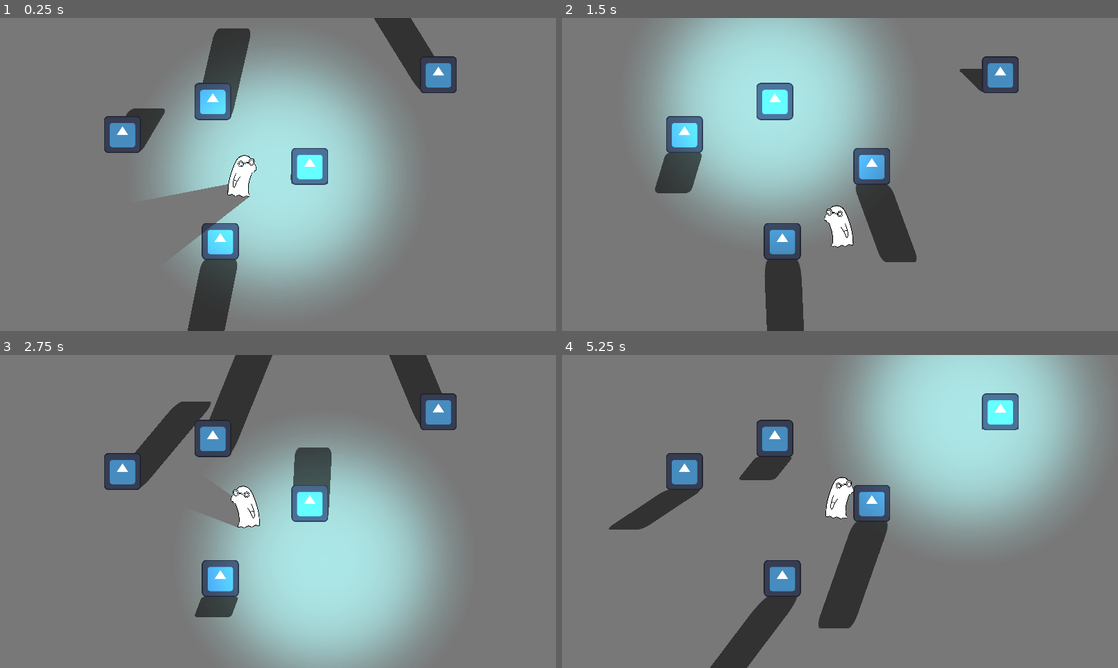
Above: before the commit, frames 1-4 (two rows, left to right).
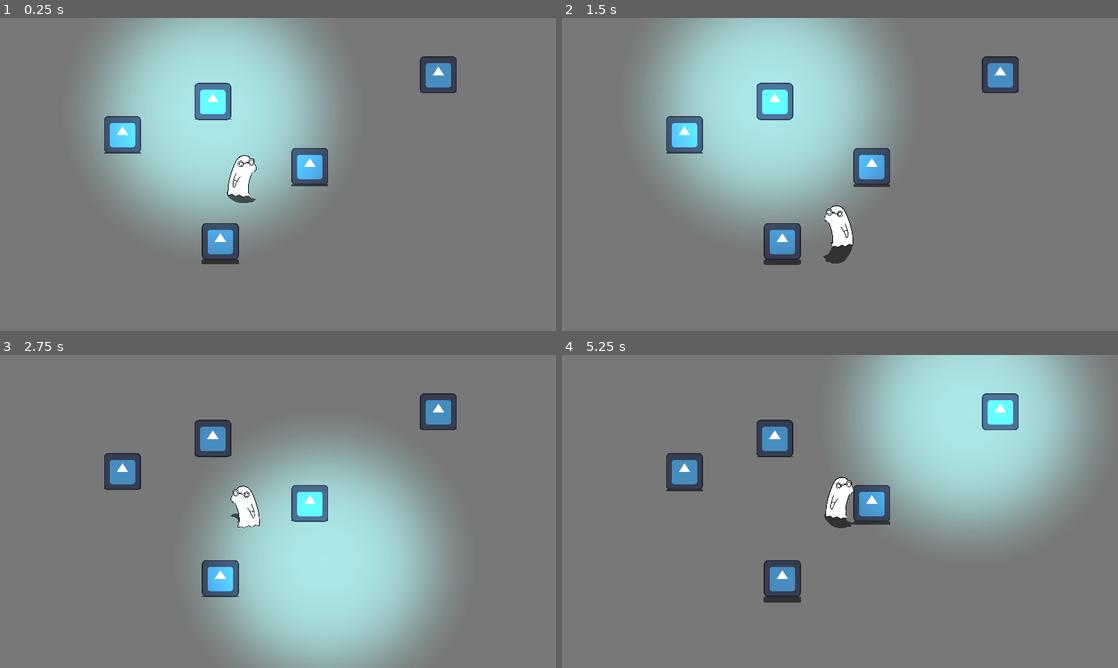
Above: after the commit, the same moments.

Repository: michaelharlow/Pirate-game-jam
Game: Godot game, scene res://scenes/main.tscn
Same seed, same stepped clock (60 frames per second), same inputs: the game is played once before the commit and once after it. The engine's default icon, where the game draws it, is replaced by a stand-in: a white triangle on a blue panel in a dark square.
Inputs (mouse positions are in pixels of both pictures, inside the frame that each line leads up to):
- Up to frame 1 (0.25 s): no input
- Up to frame 2 (1.5 s): move the mouse to (695, 130) at 0.52 s; press the mouse at (695, 130) at 0.53 s; move the mouse to (767, 102) at 1.27 s; release the mouse at (767, 102) at 1.28 s; click (767, 102) at 1.35 s
- Up to frame 3 (2.75 s): move the mouse to (322, 561) at 2.02 s; press the mouse at (322, 561) at 2.03 s
- Up to frame 4 (5.25 s): move the mouse to (778, 608) at 2.77 s; release the mouse at (778, 608) at 2.78 s; click (778, 608) at 2.85 s; move the mouse to (1006, 558) at 3.52 s; press the mouse at (1006, 558) at 3.53 s; move the mouse to (673, 464) at 4.27 s; release the mouse at (673, 464) at 4.28 s; click (673, 464) at 4.35 s; move the mouse to (967, 414) at 5.02 s; press the mouse at (967, 414) at 5.03 s

The runs differ from the first frame. In frame 1, 34% of the frame differs, in the area x 16-83%, y 0-100%; in frame 2, 4.2%; in frame 3, 5.5%; in frame 4, 5.0%.

Commit message:
uh

Diff:
--- a/scenes/Alchemist.tscn
+++ b/scenes/Alchemist.tscn
@@ -4,12 +4,12 @@
 [ext_resource type="Resource" uid="uid://jsrm6r3mwfuy" path="res://resources/alchemist_shadow.tres" id="2_uqgfq"]
 [ext_resource type="Texture2D" uid="uid://cgo743g38bfjs" path="res://assets/art/Alchemist.png" id="3_4gni2"]
 
-[sub_resource type="OccluderPolygon2D" id="OccluderPolygon2D_pujus"]
-polygon = PackedVector2Array(104, 64, 104, 80, 92, 140, 88, 176, 92, 216, 96, 236, 108, 256, 108, 268, 108, 276, 100, 288, 88, 288, 76, 284, 60, 280, 48, 284, 32, 292, 0.600006, 290, -38.4, 272, -43.6, 272, -74.7, 283, -80.9, 283, -100, 282.1, -135.5, 262, -144.9, 262, -176, 268, -188, 264, -196, 260, -200, 248, -200, 192, -188, 108)
-
 [sub_resource type="CapsuleShape2D" id="CapsuleShape2D_6aj7p"]
 radius = 38.5416
 height = 138.513
+
+[sub_resource type="RectangleShape2D" id="RectangleShape2D_j3rjx"]
+size = Vector2(127, 127)
 
 [node name="Alchemist" type="CharacterBody2D"]
 motion_mode = 1
@@ -23,10 +23,6 @@
 scale = Vector2(0.25, 0.25)
 texture = ExtResource("3_4gni2")
 
-[node name="LightOccluder2D" type="LightOccluder2D" parent="Sprite2D"]
-show_behind_parent = true
-occluder = SubResource("OccluderPolygon2D_pujus")
-
 [node name="CollisionShape2D" type="CollisionShape2D" parent="."]
 visible = false
 position = Vector2(0, -1)
@@ -36,4 +32,19 @@
 [node name="ChangeDirectionTimer" type="Timer" parent="."]
 autostart = true
 
+[node name="Shadow" type="Sprite2D" parent="."]
+modulate = Color(0, 0, 0, 0.584314)
+show_behind_parent = true
+position = Vector2(-15, 54)
+scale = Vector2(0.25, 0.25)
+texture = ExtResource("3_4gni2")
+offset = Vector2(48, 291.435)
+flip_v = true
+
+[node name="ShadowArea" type="Area2D" parent="Shadow"]
+
+[node name="CollisionShape2D" type="CollisionShape2D" parent="Shadow/ShadowArea"]
+position = Vector2(0.5, 64.5)
+shape = SubResource("RectangleShape2D_j3rjx")
+
 [connection signal="timeout" from="ChangeDirectionTimer" to="." method="_on_change_direction_timer_timeout"]
--- a/scenes/box.tscn
+++ b/scenes/box.tscn
@@ -14,6 +14,7 @@
 gravity_scale = 0.0
 script = ExtResource("1_c6xvk")
 shadow_info = ExtResource("2_aqfif")
+object_sprite = ExtResource("1_myotc")
 
 [node name="ObjectCollisionShape" type="CollisionShape2D" parent="."]
 shape = SubResource("RectangleShape2D_rcvu2")
@@ -21,8 +22,6 @@
 [node name="Shadow" type="Sprite2D" parent="."]
 modulate = Color(0, 0, 0, 0.584314)
 position = Vector2(0, 62)
-skew = -0.66497
-texture = ExtResource("1_myotc")
 offset = Vector2(0, 64)
 
 [node name="ShadowArea" type="Area2D" parent="Shadow"]
--- a/scenes/main.tscn
+++ b/scenes/main.tscn
@@ -1,9 +1,10 @@
-[gd_scene load_steps=7 format=3 uid="uid://ctht2u6agnlnw"]
+[gd_scene load_steps=8 format=3 uid="uid://ctht2u6agnlnw"]
 
 [ext_resource type="Script" path="res://scripts/Shadow Controller.gd" id="1_ss4xy"]
 [ext_resource type="PackedScene" uid="uid://bkpfwut8g54k4" path="res://scenes/Alchemist.tscn" id="1_wygfh"]
 [ext_resource type="Texture2D" uid="uid://b3odfnxib1x2" path="res://assets/Light Texture.png" id="2_n16o7"]
 [ext_resource type="PackedScene" uid="uid://pv52sqrinjvx" path="res://scenes/box.tscn" id="3_uob1w"]
+[ext_resource type="Texture2D" uid="uid://cxdx2w5mav2n6" path="res://assets/art/icon.svg" id="5_u4bm3"]
 
 [sub_resource type="PhysicsMaterial" id="PhysicsMaterial_2lnnb"]
 
@@ -17,6 +18,7 @@
 offset_top = -119.0
 offset_right = 2008.0
 offset_bottom = 1141.0
+mouse_filter = 2
 color = Color(0.470588, 0.470588, 0.470588, 1)
 
 [node name="PointLight2D" type="PointLight2D" parent="."]
@@ -82,6 +84,7 @@
 
 [node name="Box3" parent="." instance=ExtResource("3_uob1w")]
 position = Vector2(761, 771)
+object_sprite = ExtResource("5_u4bm3")
 
 [node name="Box4" parent="." instance=ExtResource("3_uob1w")]
 position = Vector2(1070, 512)
--- a/scripts/Alchemist.gd
+++ b/scripts/Alchemist.gd
@@ -2,6 +2,7 @@
 
 @onready var sprite_2d = $Sprite2D
 @onready var change_direction_timer = $ChangeDirectionTimer
+@onready var shadow = $Shadow
 
 @export var speed: float = 400.0
 @export var acceleration: float = 10.0
@@ -11,6 +12,10 @@
 var direction : Vector2 = Vector2(0.5,0.5)
 
 
+func _ready() -> void:
+	add_to_group("boxes")
+
+
 func _physics_process(delta):
 	# Handle Movement
 	velocity.x = move_toward(velocity.x, speed * direction.x, acceleration * delta * 100)
@@ -18,8 +23,10 @@
 
 	if direction.x < 0:
 		sprite_2d.scale.x = lerp(sprite_2d.scale.x, -0.25, delta * flip_speed)
+		shadow.flip_h = true
 	else:
 		sprite_2d.scale.x = lerp(sprite_2d.scale.x, 0.25, delta * flip_speed)
+		shadow.flip_h = false
 
 	move_and_slide()
 
--- a/scripts/Shadow Controller.gd
+++ b/scripts/Shadow Controller.gd
@@ -2,10 +2,14 @@
 
 @onready var point_light_2d = $PointLight2D
 
-var num := 1
+func _process(_delta) -> void:
+	for box in get_tree().get_nodes_in_group("boxes"):
+		box.shadow.scale.y = (box.position.y - point_light_2d.position.y) * 0.0003
 
-func _process(_delta) -> void:
-	point_light_2d.position = get_global_mouse_position()
-	for box in get_tree().get_nodes_in_group("boxes"):
-		box.shadow.scale.y = (box.position.y - point_light_2d.position.y) * 0.01
-		box.shadow.skew = (box.position.x - point_light_2d.position.x) * -0.001
+		var delta_x = point_light_2d.position.x - box.position.x
+		var delta_y = point_light_2d.position.y - box.position.y
+
+
+func _input(event) -> void:
+	if event.is_action_pressed("Left_Mouse"):
+		point_light_2d.position = get_global_mouse_position()
--- a/scripts/box.gd
+++ b/scripts/box.gd
@@ -2,10 +2,13 @@
 
 @onready var shadow = $Shadow
 @onready var shadow_area = $Shadow/ShadowArea
+@onready var sprite_2d = $ObjectSprite
 
 @export var shadow_info: ShadowInfo
+@export var object_sprite : Texture2D
 
 var mouse_hovered : bool = false
+
 
 func _ready() -> void:
 	add_to_group("boxes")
@@ -13,6 +16,11 @@
 	#Connecting Area2D Signals
 	shadow_area.mouse_entered.connect(_on_shadow_area_mouse_entered)
 	shadow_area.mouse_exited.connect(_on_shadow_area_mouse_exited)
+
+	#Configure Shadow
+	sprite_2d.texture = object_sprite
+	shadow.texture = object_sprite
+	shadow.offset.y = object_sprite.get_size().y/2
 
 func _input(event) -> void:
 	if event is InputEventMouseButton and mouse_hovered:
Binary file added: assets/art/Beaker.png
Not shown, added: assets/art/Beaker.png.import
Binary file added: assets/art/Object_Atlas.png
Not shown, added: assets/art/Object_Atlas.png.import
